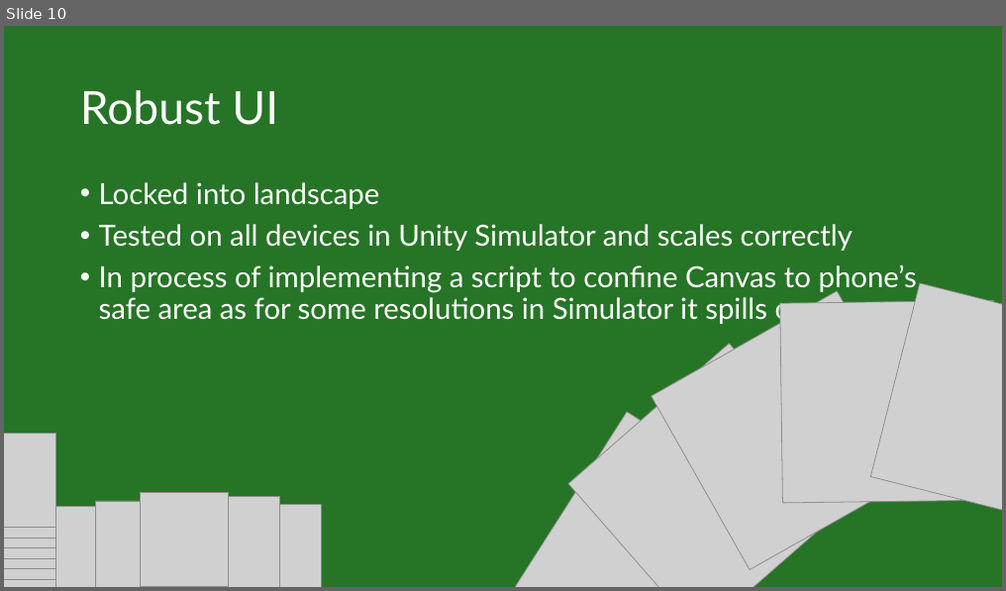
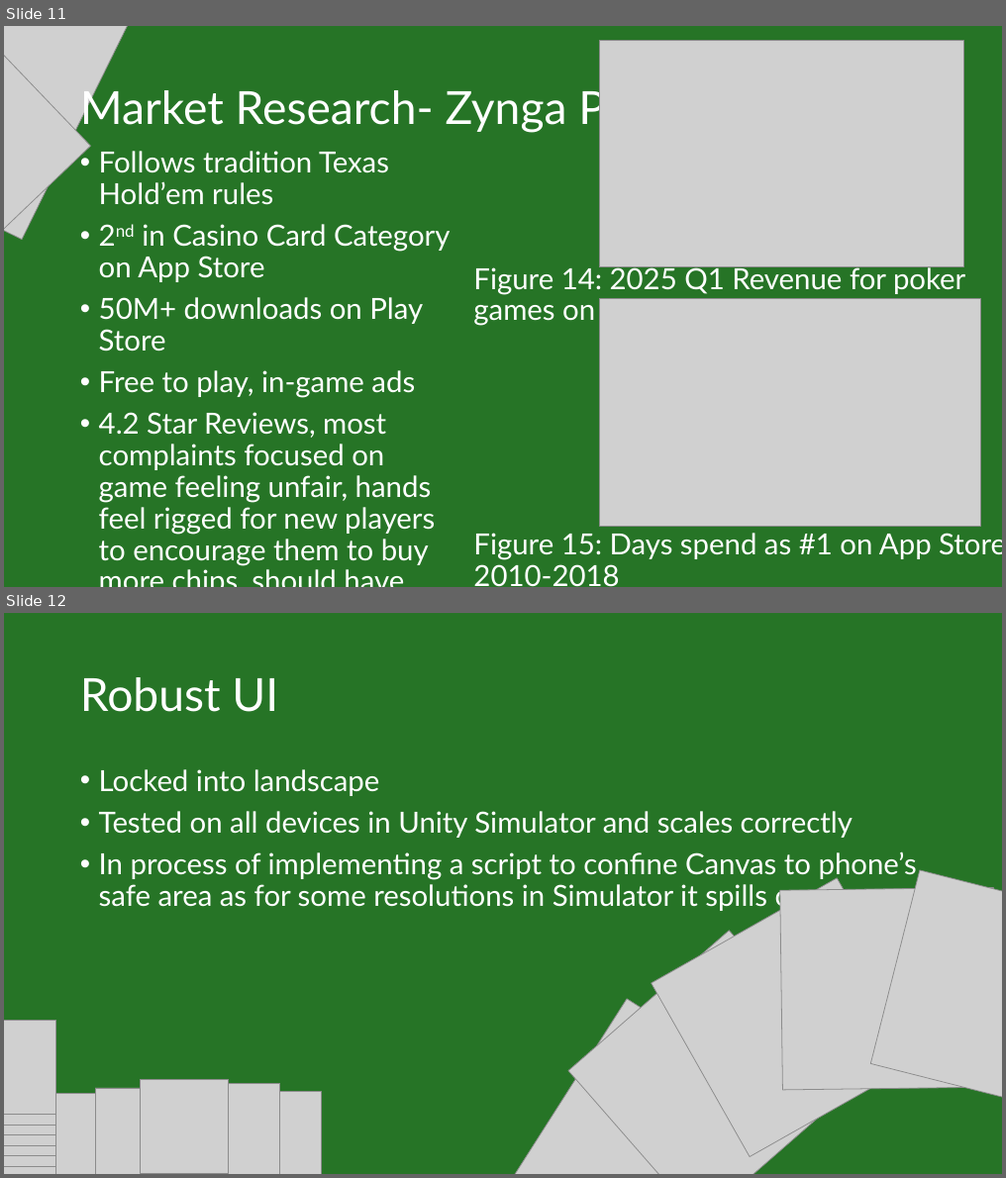
Before and after one commit to IsabelHampton/bluffs-and-bribes, a slide deck: Docs/Bluffs & Bribes Pitch.pptx. Shown one above the other, each under a label of ours: slide 10 before the commit, slides 11 and 12 after it. The pictures are 1006x591 and 1006x1178 pixels, drawn with LibreOffice and Linux fonts; fonts in the diff are those of the drawing; grey boxes stand for pictures. Boxes give left, top, right and bottom in pixels: in the first picture for what was removed or moved away, otherwise in the second. Text is boxed around its words. In the diff, an @@ line names an element or a change of style, - is before the commit and + after.

Commit message:
Updated market research in pitch

```diff
--- a/Docs/Bluffs & Bribes Pitch.pptx
+++ b/Docs/Bluffs & Bribes Pitch.pptx
@@ slide 11 added at [4, 26, 1002, 587], background #267426 @@
@@ picture added at [4, 26, 142, 240] @@
@@ picture added at [4, 26, 90, 333] @@
@@ picture added at [599, 40, 963, 268] @@
@@ title added at [80, 84, 693, 133], 44 pt, text #FFFFFF @@
+Market Research- Zynga Poker
@@ text added at [99, 151, 450, 566], 28 pt, text #FFFFFF @@
+• Follows tradition Texas Hold’em rules
+• 2nd in Casino Card Category on App Store
+• 50M+ downloads on Play Store
+• Free to play, in-game ads
+• 4.2 Star Reviews, most complaints focused on game feeling unfair, hands feel rigged for new players to encourage them to buy more chips, should have option to skip tutorial
@@ text added at [473, 264, 965, 326], 28 pt, text #FFFFFF @@
+Figure 14: 2025 Q1 Revenue for poker games on Android
@@ picture added at [599, 299, 980, 527] @@
@@ text added at [473, 533, 1002, 587], 28 pt, text #FFFFFF @@
+Figure 15: Days spend as #1 on App Store July 2010-2018
@@ what was slide 10 is now slide 12 @@
```
Also in this commit, not shown: 3 slides changed, 1 other slide added.
